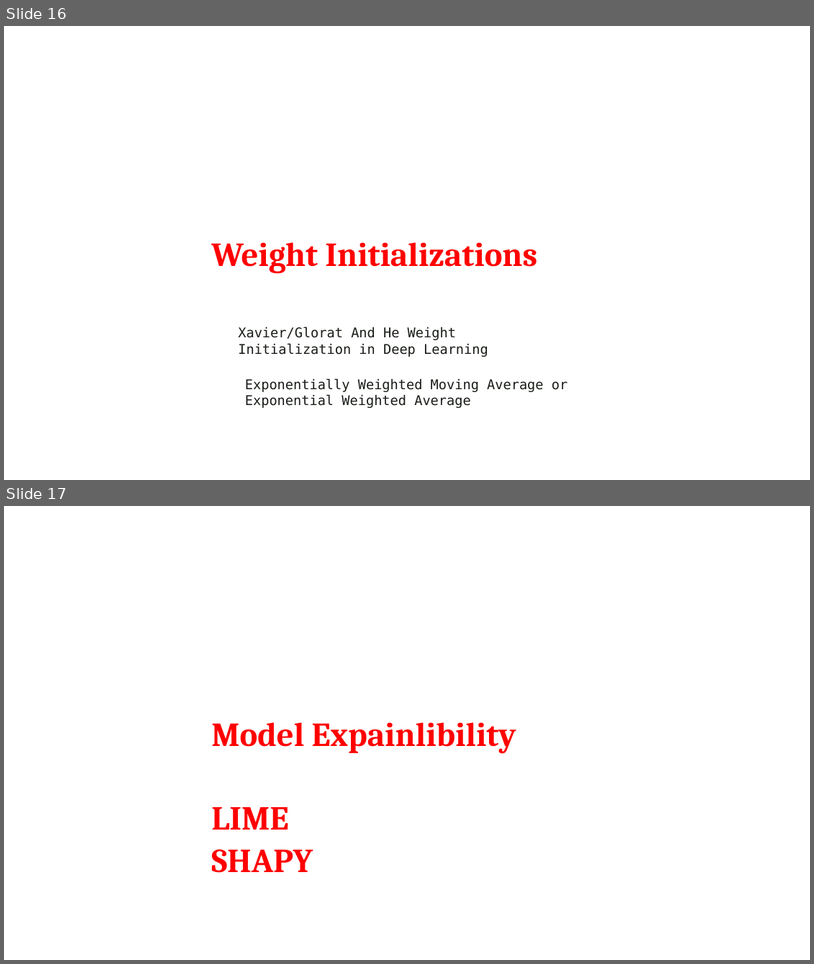
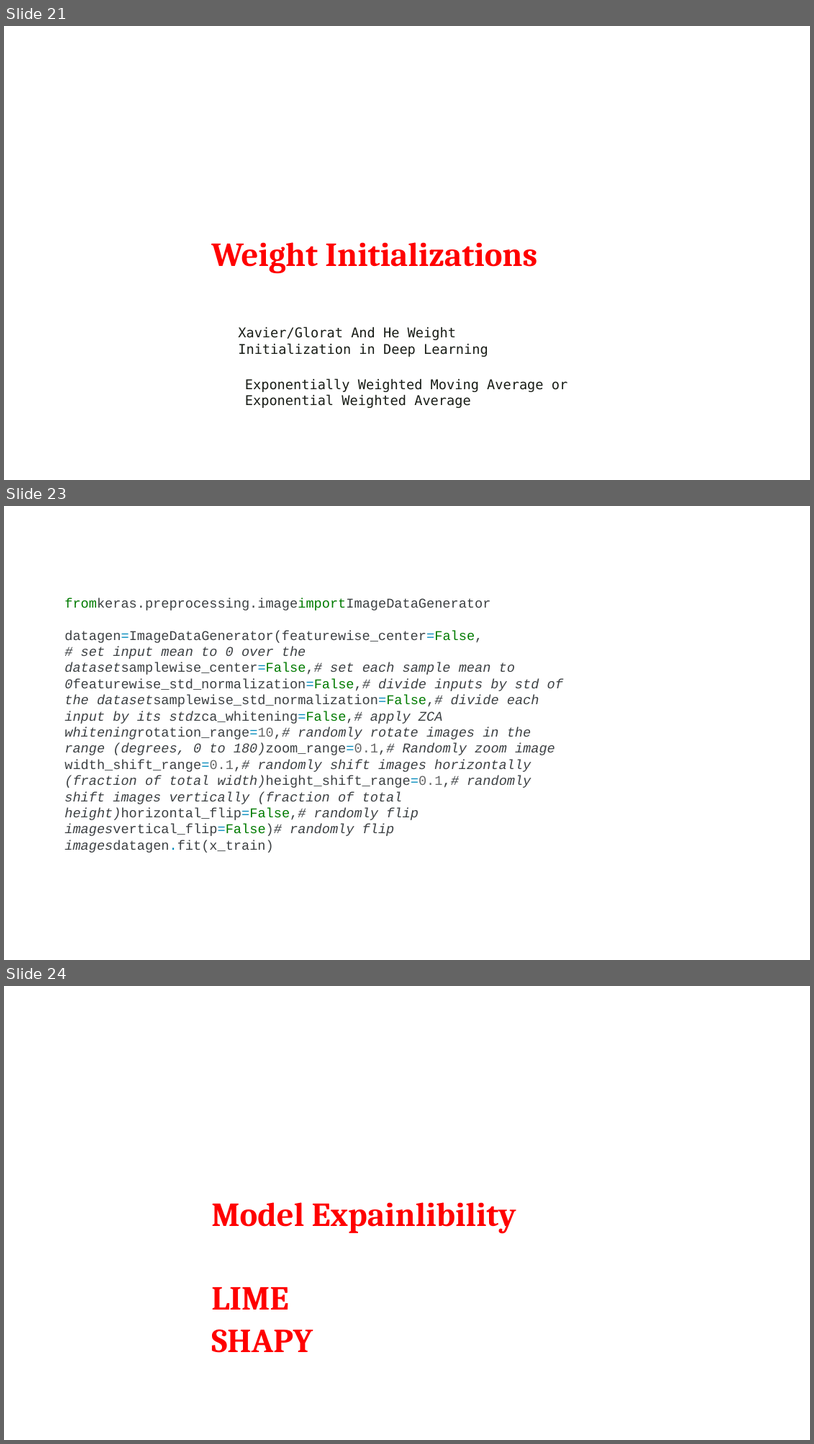
Before and after one commit to shahil04/ds_materials, a slide deck: 9.Deep_learning/class_4_module_9_deep learning_Regularization,CallBacks_drouput_batchNormalization_Weight_hyper_parameter.pptx. Shown one above the other, each under a label of ours: slides 16 and 17 before the commit, slides 21, 23 and 24 after it; the slides between them are not shown. The pictures are 814x964 and 814x1444 pixels, drawn with LibreOffice and Linux fonts; fonts in the diff are those of the drawing. Boxes give left, top, right and bottom in pixels: in the first picture for what was removed or moved away, otherwise in the second. Text is boxed around its words. In the diff, an @@ line names an element or a change of style, - is before the commit and + after.

```diff
--- a/9.Deep_learning/class_4_module_9_deep learning_Regularization,CallBacks_drouput_batchNormalization_Weight_hyper_parameter.pptx
+++ b/9.Deep_learning/class_4_module_9_deep learning_Regularization,CallBacks_drouput_batchNormalization_Weight_hyper_parameter.pptx
@@ slide 23 added at box(4, 506, 810, 960), background #FFFFFF @@
@@ text added at box(64, 598, 563, 852), 16 pt, text #3C4043 @@
+fromkeras.preprocessing.imageimportImageDataGenerator
+datagen=ImageDataGenerator(featurewise_center=False,
+# set input mean to 0 over the datasetsamplewise_center=False,# set each sample mean to 0featurewise_std_normalization=False,# divide inputs by std of the datasetsamplewise_std_normalization=False,# divide each input by its stdzca_whitening=False,# apply ZCA whiteningrotation_range=10,# randomly rotate images in the range (degrees, 0 to 180)zoom_range=0.1,# Randomly zoom image width_shift_range=0.1,# randomly shift images horizontally (fraction of total width)height_shift_range=0.1,# randomly shift images vertically (fraction of total height)horizontal_flip=False,# randomly flip imagesvertical_flip=False)# randomly flip imagesdatagen.fit(x_train)
@@ what was slide 16 is now slide 21 @@
@@ what was slide 17 is now slide 24 @@
```
Also in this commit, not shown: 6 slides changed, 8 other slides added, 2 slides removed, 9 other files.
